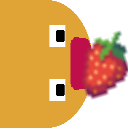
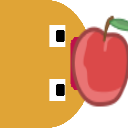
Layered file, before and after one edit (128×128). Changes by layer:
painted on "food" over 71, 15, 128, 107
